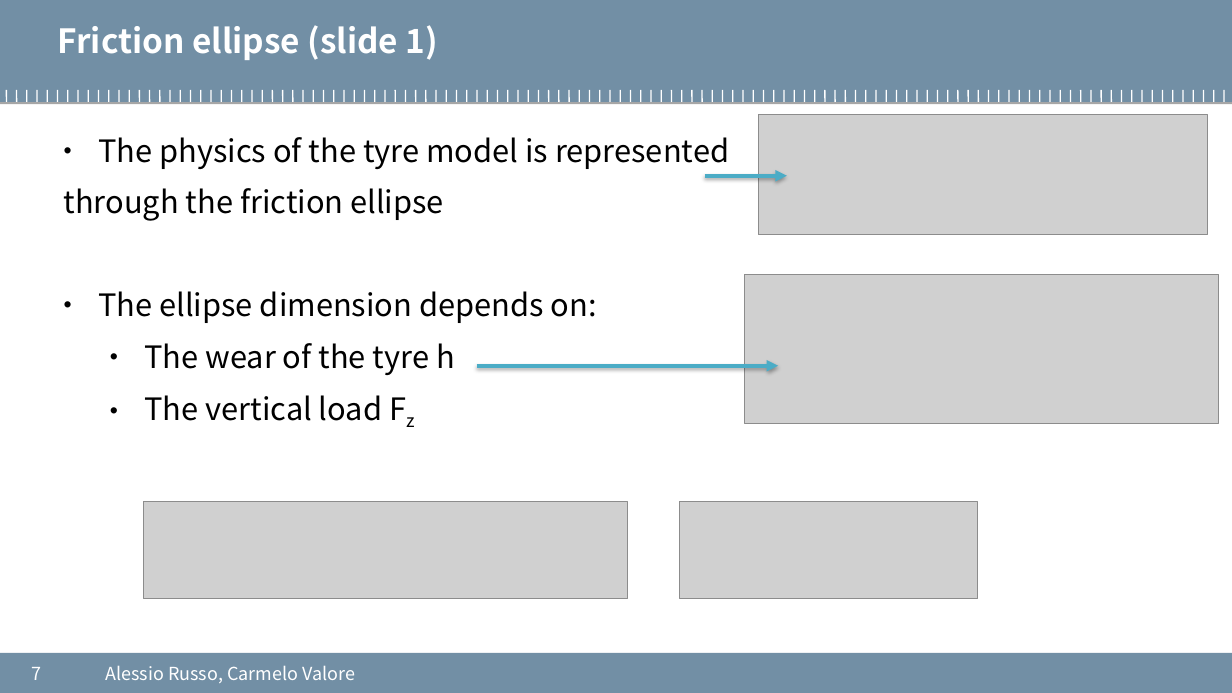
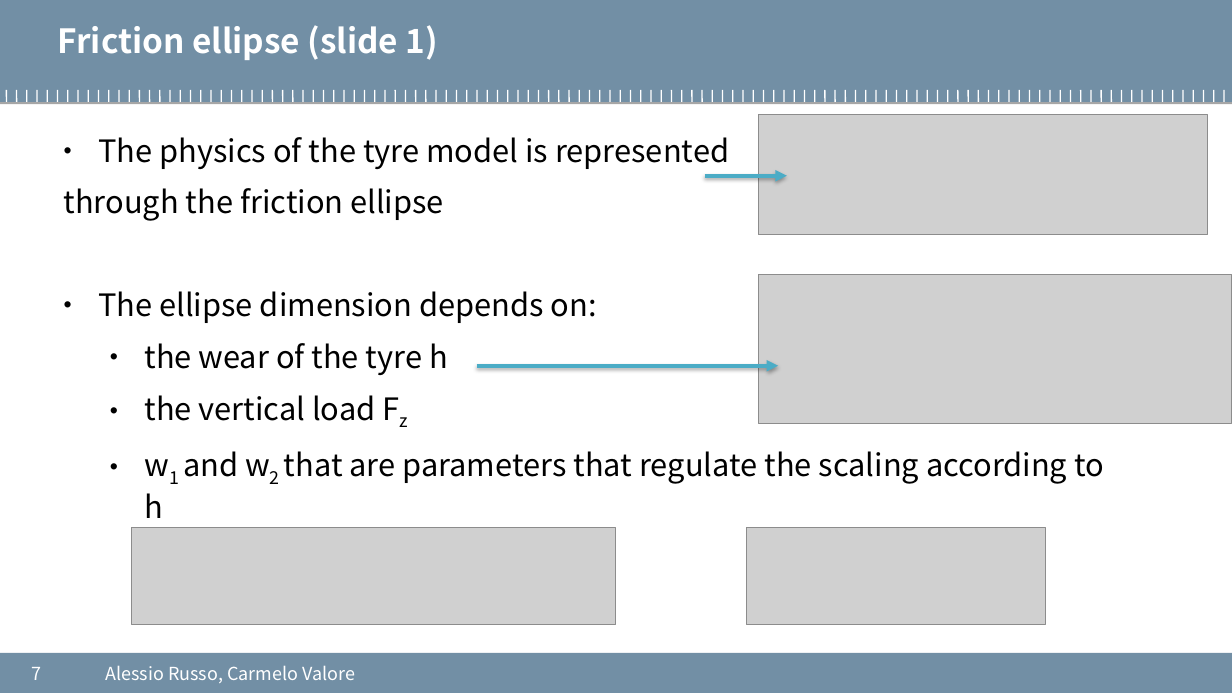
Before and after one commit to cvalore/mida2-project, a slide deck: slide 7 of presentations/20200916_meeting8.pptx. Drawn at 1232x693 pixels with LibreOffice and Linux fonts; fonts in the diff are those of the drawing; grey boxes stand for pictures; background and template pictures are left out. Boxes give left, top, right and bottom in pixels: in the first picture for what was removed or moved away, otherwise in the second. Text is boxed around its words. In the diff, an @@ line names an element or a change of style, - is before the commit and + after.

```diff
--- a/presentations/20200916_meeting8.pptx
+++ b/presentations/20200916_meeting8.pptx
@@ picture: place and size @@
-picture at <box>745,274,1219,423</box>
+picture at <box>758,274,1232,423</box>
@@ text at <box>145,343,1104,518</box>: text changed @@
-    • The wear of the tyre h
-    • The vertical load Fz
+    • the wear of the tyre h
+    • the vertical load Fz
+    • w1 and w2 that are parameters that regulate the scaling according to h
@@ picture: place and size @@
-picture at <box>143,502,628,599</box>
+picture at <box>131,528,616,625</box>
@@ picture: place and size @@
-picture at <box>679,502,978,599</box>
+picture at <box>747,528,1045,625</box>
```
Also in this commit, not shown: 9 other slides changed, 7 slides added, 16 other files.
